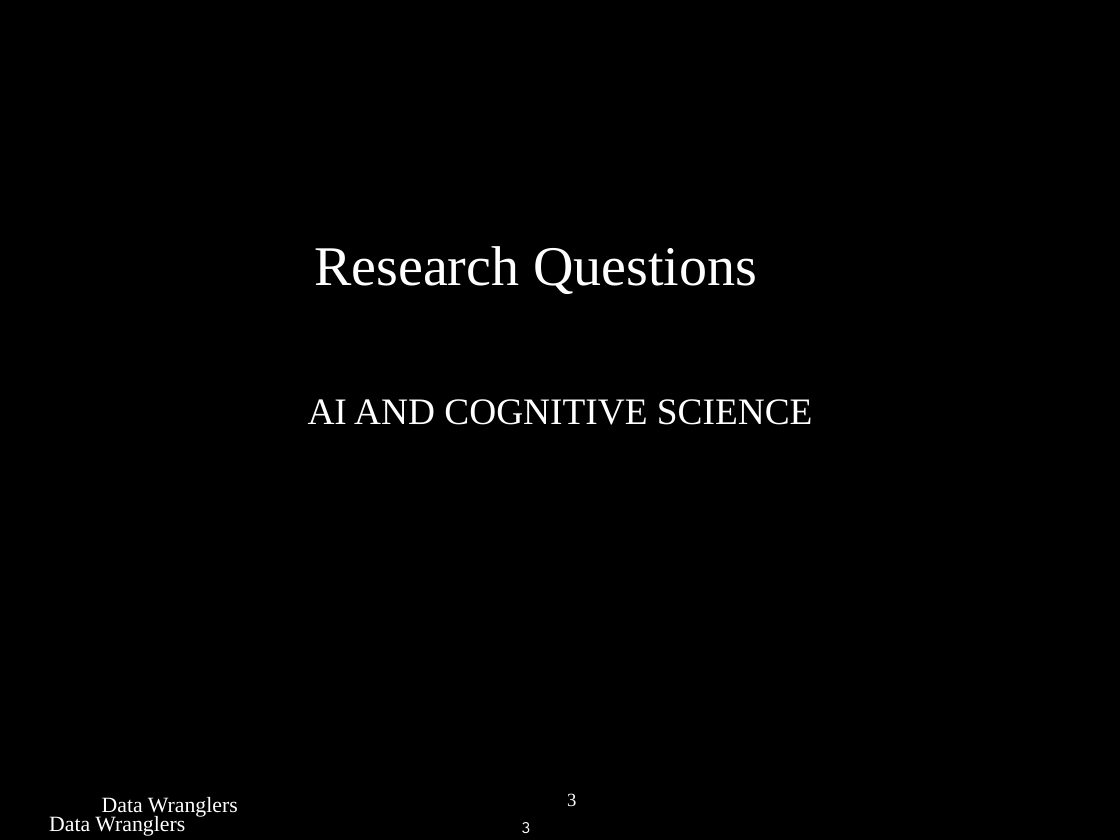
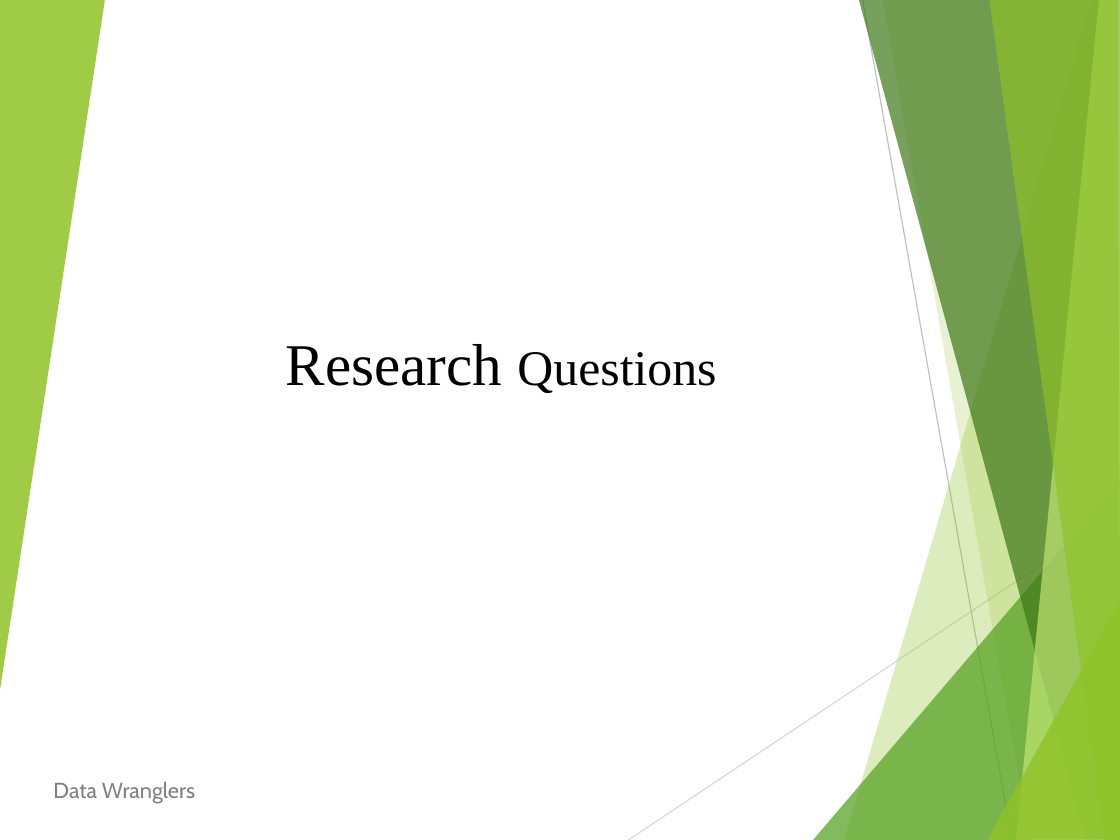
Before and after one commit to prasoons/ProjectDW, a slide deck: slide 3 of DATA-422-Data Wrangling Group Project.pptx. Drawn at 1120x840 pixels with LibreOffice and Linux fonts; fonts in the diff are those of the drawing; background and template pictures are left out. Boxes give left, top, right and bottom in pixels: in the first picture for what was removed or moved away, otherwise in the second. Text is boxed around its words. In the diff, an @@ line names an element or a change of style, - is before the commit and + after.

```diff
--- a/DATA-422-Data Wrangling Group Project.pptx
+++ b/DATA-422-Data Wrangling Group Project.pptx
@@ background picture (left out) to #FFFFFF @@
@@ group added at bbox=[0, 0, 1120, 840]: 8 freeform shapes, 2 lines @@
@@ title removed at bbox=[308, 399, 812, 425] @@
-AI AND COGNITIVE SCIENCE
@@ text removed at bbox=[102, 797, 238, 817] @@
-Data Wranglers
@@ text removed at bbox=[567, 793, 576, 806] @@
-3
@@ text removed at bbox=[522, 822, 530, 833] @@
-3
```
Also in this commit, not shown: 6 other slides changed, 10 slides added, 2 slides removed.
